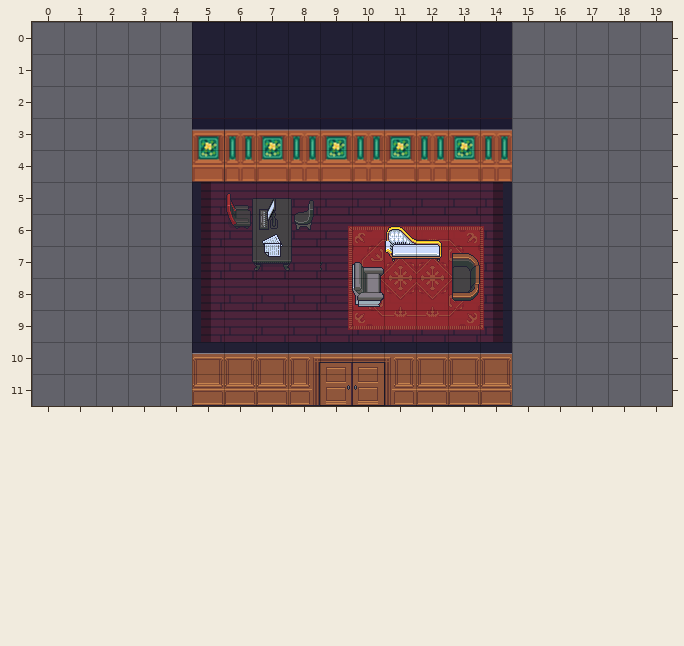
Two versions of a level (Tiled map (JSON), sala1.tmj). Above: the version before the commit.
Cells are 32x32 px. Shown: x 0..19, y 0..11. The old version is drawn lined up with the new one. Layer "furniture/furniture1" is drawn 32,16 px off the grid. Layer "furniture/furniture2" is drawn 32,16 px off the grid.
Now the later version:
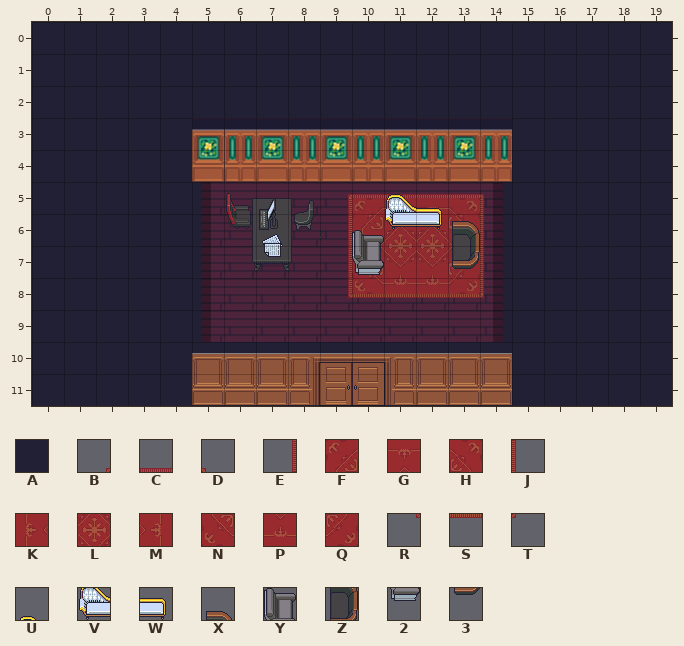
Key: from "Chunk 1": A 33, B 64, C 65, D 69, E 70, F 71, G 72, H 74, J 75, K 77, L 78, M 80, N 83, P 84, Q 86, R 88, S 89, T 93, U 97, V 102, W 103, X 104, Y 108, Z 109, 2 110, 3 111.
_ is an empty cell.
The edit:
map size 10x12 -> 20x12 cells (old content now starts at 5,0; both pictures use the new coordinates)
Layer "walls/walls1":
y 0..11: x 0..4 _____ -> AAAAA; x 15..19 _____ -> AAAAA
Layer "furniture/furniture1":
y 4: x 8..13 ______ -> BCCCCD
y 5: x 8..13 BCCCCD -> EFGGHJ
y 6: x 9..12 FGGH -> KLLM
y 7: x 9..12 KLLM -> NPPQ
y 8: x 8..13 ENPPQJ -> RSSSST
y 9: x 8..13 RSSSST -> ______
Layer "furniture/furniture2":
y 4: x 10 _ -> U
y 5: x 10..12 U__ -> VWX
y 6: x 9..12 _VWX -> Y__Z
y 7: x 9 Y -> 2; x 12 Z -> 3
y 8: x 9 2 -> _; x 12 3 -> _
Boxes around the changes in both pictures, in picture pixels (x1, y1, x2, y2):
added: (32, 22, 192, 406)
changed: (320, 22, 672, 406)
